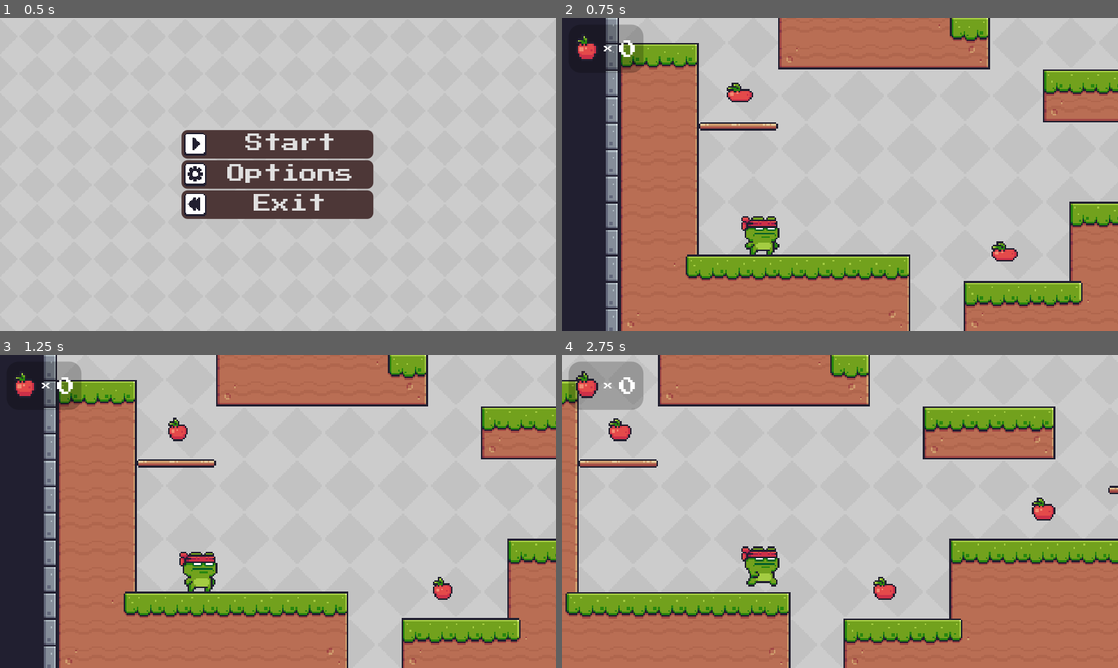
Above: before the commit, frames 1-4 (two rows, left to right).
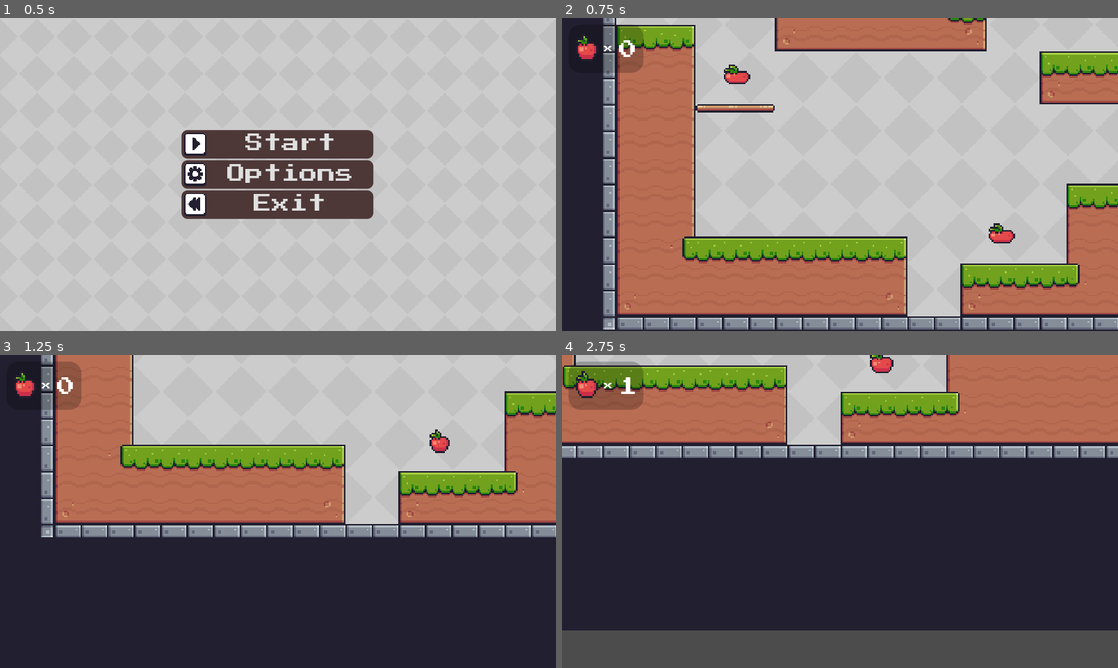
Above: after the commit, the same moments.

Repository: DennisR96/Interaktive-Systeme-Godot-Jump-n-Run
Game: Godot game, scene res://00_Menu.tscn
Same seed, same stepped clock (60 frames per second), same inputs: the game is played once before the commit and once after it.
Inputs:
- Up to frame 1 (0.5 s): no input
- Up to frame 2 (0.75 s): click "Start" at 0.5 s
- Up to frame 3 (1.25 s): no input
- Up to frame 4 (2.75 s): hold Right (ui_right) from 1.28 s (still down); tap Tab (ui_focus_next) at 1.35, 2.1 s; tap Up (ui_up) at 1.52, 2.27 s

Frame 1 is identical in both runs. In frame 2, 28% of the frame differs, in the area x 7-100%, y 0-100%; in frame 3, 68%; in frame 4, 93%, in the area x 0-100%, y 0-100%.
Error before the commit: Invalid get index 'transform' (on base: 'null instance'). (res://Player.gd:17)

Commit message:
k

Diff:
--- a/01_LevelA.tscn
+++ b/01_LevelA.tscn
@@ -115,16 +115,13 @@
 6/shapes = [  ]
 6/z_index = 0
 
-[sub_resource type="ConvexPolygonShape2D" id=130]
-points = PoolVector2Array( 0, 0, 16, 0, 16, 16, 0, 16 )
-
-[sub_resource type="ConvexPolygonShape2D" id=134]
-points = PoolVector2Array( 0, 0, 16, 0, 16, 16, 0, 16 )
-
-[sub_resource type="ConvexPolygonShape2D" id=132]
-points = PoolVector2Array( 0, 0, 16, 0, 16, 16, 0, 16 )
-
-[sub_resource type="ConvexPolygonShape2D" id=133]
+[sub_resource type="ConvexPolygonShape2D" id=2]
+points = PoolVector2Array( 0, 0, 16, 0, 16, 16, 0, 16 )
+
+[sub_resource type="ConvexPolygonShape2D" id=3]
+points = PoolVector2Array( 0, 0, 16, 0, 16, 16, 0, 16 )
+
+[sub_resource type="ConvexPolygonShape2D" id=4]
 points = PoolVector2Array( 0, 0, 16, 0, 16, 16, 0, 16 )
 
 [sub_resource type="ConvexPolygonShape2D" id=5]
@@ -158,16 +155,16 @@
 points = PoolVector2Array( 0, 0, 16, 0, 16, 16, 0, 16 )
 
 [sub_resource type="ConvexPolygonShape2D" id=15]
+points = PoolVector2Array( 0, 0, 16, 0, 16, 16, 0, 16 )
+
+[sub_resource type="ConvexPolygonShape2D" id=16]
 points = PoolVector2Array( 0, 0, 48, 0, 48, 16, 0, 16 )
 
-[sub_resource type="ConvexPolygonShape2D" id=16]
+[sub_resource type="ConvexPolygonShape2D" id=17]
 points = PoolVector2Array( 0, 0, 32, 0, 32, 32, 0, 32 )
 
-[sub_resource type="ConvexPolygonShape2D" id=17]
+[sub_resource type="ConvexPolygonShape2D" id=18]
 points = PoolVector2Array( 0, 0, 16, 0, 16, 48, 0, 48 )
-
-[sub_resource type="ConvexPolygonShape2D" id=18]
-points = PoolVector2Array( 0, 0, 48, 0, 48, 5, 0, 5 )
 
 [sub_resource type="ConvexPolygonShape2D" id=19]
 points = PoolVector2Array( 0, 0, 48, 0, 48, 5, 0, 5 )
@@ -175,6 +172,60 @@
 [sub_resource type="ConvexPolygonShape2D" id=20]
 points = PoolVector2Array( 0, 0, 48, 0, 48, 5, 0, 5 )
 
+[sub_resource type="ConvexPolygonShape2D" id=21]
+points = PoolVector2Array( 0, 0, 48, 0, 48, 5, 0, 5 )
+
+[sub_resource type="ConvexPolygonShape2D" id=22]
+points = PoolVector2Array( 0, 0, 16, 0, 16, 16, 0, 16 )
+
+[sub_resource type="ConvexPolygonShape2D" id=23]
+points = PoolVector2Array( 0, 0, 16, 0, 16, 16, 0, 16 )
+
+[sub_resource type="ConvexPolygonShape2D" id=24]
+points = PoolVector2Array( 0, 0, 16, 0, 16, 16, 0, 16 )
+
+[sub_resource type="ConvexPolygonShape2D" id=25]
+points = PoolVector2Array( 0, 0, 16, 0, 16, 16, 0, 16 )
+
+[sub_resource type="ConvexPolygonShape2D" id=26]
+points = PoolVector2Array( 0, 0, 16, 0, 16, 16, 0, 16 )
+
+[sub_resource type="ConvexPolygonShape2D" id=27]
+points = PoolVector2Array( 0, 0, 16, 0, 16, 16, 0, 16 )
+
+[sub_resource type="ConvexPolygonShape2D" id=28]
+points = PoolVector2Array( 0, 0, 16, 0, 16, 16, 0, 16 )
+
+[sub_resource type="ConvexPolygonShape2D" id=29]
+points = PoolVector2Array( 0, 0, 16, 0, 16, 16, 0, 16 )
+
+[sub_resource type="ConvexPolygonShape2D" id=30]
+points = PoolVector2Array( 0, 0, 16, 0, 16, 16, 0, 16 )
+
+[sub_resource type="ConvexPolygonShape2D" id=31]
+points = PoolVector2Array( 0, 0, 16, 0, 16, 16, 0, 16 )
+
+[sub_resource type="ConvexPolygonShape2D" id=32]
+points = PoolVector2Array( 0, 0, 16, 0, 16, 16, 0, 16 )
+
+[sub_resource type="ConvexPolygonShape2D" id=33]
+points = PoolVector2Array( 0, 0, 16, 0, 16, 16, 0, 16 )
+
+[sub_resource type="ConvexPolygonShape2D" id=34]
+points = PoolVector2Array( 0, 0, 16, 0, 16, 16, 0, 16 )
+
+[sub_resource type="ConvexPolygonShape2D" id=35]
+points = PoolVector2Array( 0, 0, 16, 0, 16, 16, 0, 16 )
+
+[sub_resource type="ConvexPolygonShape2D" id=36]
+points = PoolVector2Array( 0, 0, 16, 0, 16, 16, 0, 16 )
+
+[sub_resource type="ConvexPolygonShape2D" id=37]
+points = PoolVector2Array( 0, 0, 16, 0, 16, 16, 0, 16 )
+
+[sub_resource type="ConvexPolygonShape2D" id=38]
+points = PoolVector2Array( 0, 0, 16, 0, 16, 16, 0, 16 )
+
 [sub_resource type="ConvexPolygonShape2D" id=39]
 points = PoolVector2Array( 0, 0, 16, 0, 16, 16, 0, 16 )
 
@@ -299,7 +350,7 @@
 points = PoolVector2Array( 0, 0, 16, 0, 16, 16, 0, 16 )
 
 [sub_resource type="ConvexPolygonShape2D" id=80]
-points = PoolVector2Array( 0, 0, 16, 0, 16, 16, 0, 16 )
+points = PoolVector2Array( 16, 16, 0, 16, 0, 16, 16, 16 )
 
 [sub_resource type="ConvexPolygonShape2D" id=81]
 points = PoolVector2Array( 0, 0, 16, 0, 16, 16, 0, 16 )
@@ -326,31 +377,31 @@
 points = PoolVector2Array( 0, 0, 16, 0, 16, 16, 0, 16 )
 
 [sub_resource type="ConvexPolygonShape2D" id=89]
-points = PoolVector2Array( 0, 0, 16, 0, 16, 16, 0, 16 )
+points = PoolVector2Array( 0, 0, 48, 0, 48, 16, 0, 16 )
 
 [sub_resource type="ConvexPolygonShape2D" id=90]
-points = PoolVector2Array( 0, 0, 16, 0, 16, 16, 0, 16 )
+points = PoolVector2Array( 0, 0, 32, 0, 32, 32, 0, 32 )
 
 [sub_resource type="ConvexPolygonShape2D" id=91]
-points = PoolVector2Array( 0, 0, 16, 0, 16, 16, 0, 16 )
+points = PoolVector2Array( 0, 0, 16, 0, 16, 48, 0, 48 )
 
 [sub_resource type="ConvexPolygonShape2D" id=92]
 points = PoolVector2Array( 0, 0, 16, 0, 16, 16, 0, 16 )
 
 [sub_resource type="ConvexPolygonShape2D" id=93]
-points = PoolVector2Array( 0, 0, 16, 0, 16, 16, 0, 16 )
+points = PoolVector2Array( 0, 0, 48, 0, 48, 16, 0, 16 )
 
 [sub_resource type="ConvexPolygonShape2D" id=94]
-points = PoolVector2Array( 0, 0, 16, 0, 16, 16, 0, 16 )
+points = PoolVector2Array( 0, 0, 32, 0, 32, 32, 0, 32 )
 
 [sub_resource type="ConvexPolygonShape2D" id=95]
-points = PoolVector2Array( 0, 0, 16, 0, 16, 16, 0, 16 )
+points = PoolVector2Array( 16, 48, 0, 48, 0, 0, 16, 0 )
 
 [sub_resource type="ConvexPolygonShape2D" id=96]
 points = PoolVector2Array( 0, 0, 16, 0, 16, 16, 0, 16 )
 
 [sub_resource type="ConvexPolygonShape2D" id=97]
-points = PoolVector2Array( 16, 16, 0, 16, 0, 16, 16, 16 )
+points = PoolVector2Array( 0, 0, 16, 0, 16, 16, 0, 16 )
 
 [sub_resource type="ConvexPolygonShape2D" id=98]
 points = PoolVector2Array( 0, 0, 16, 0, 16, 16, 0, 16 )
@@ -377,13 +428,13 @@
 points = PoolVector2Array( 0, 0, 16, 0, 16, 16, 0, 16 )
 
 [sub_resource type="ConvexPolygonShape2D" id=106]
-points = PoolVector2Array( 0, 0, 48, 0, 48, 16, 0, 16 )
+points = PoolVector2Array( 0, 0, 16, 0, 16, 16, 0, 16 )
 
 [sub_resource type="ConvexPolygonShape2D" id=107]
-points = PoolVector2Array( 0, 0, 32, 0, 32, 32, 0, 32 )
+points = PoolVector2Array( 0, 0, 16, 0, 16, 16, 0, 16 )
 
 [sub_resource type="ConvexPolygonShape2D" id=108]
-points = PoolVector2Array( 0, 0, 16, 0, 16, 48, 0, 48 )
+points = PoolVector2Array( 0, 0, 16, 0, 16, 16, 0, 16 )
 
 [sub_resource type="ConvexPolygonShape2D" id=109]
 points = PoolVector2Array( 0, 0, 16, 0, 16, 16, 0, 16 )
@@ -395,60 +446,9 @@
 points = PoolVector2Array( 0, 0, 32, 0, 32, 32, 0, 32 )
 
 [sub_resource type="ConvexPolygonShape2D" id=112]
-points = PoolVector2Array( 16, 48, 0, 48, 0, 0, 16, 0 )
-
-[sub_resource type="ConvexPolygonShape2D" id=113]
-points = PoolVector2Array( 0, 0, 16, 0, 16, 16, 0, 16 )
-
-[sub_resource type="ConvexPolygonShape2D" id=114]
-points = PoolVector2Array( 0, 0, 16, 0, 16, 16, 0, 16 )
-
-[sub_resource type="ConvexPolygonShape2D" id=115]
-points = PoolVector2Array( 0, 0, 16, 0, 16, 16, 0, 16 )
-
-[sub_resource type="ConvexPolygonShape2D" id=116]
-points = PoolVector2Array( 0, 0, 16, 0, 16, 16, 0, 16 )
-
-[sub_resource type="ConvexPolygonShape2D" id=117]
-points = PoolVector2Array( 0, 0, 16, 0, 16, 16, 0, 16 )
-
-[sub_resource type="ConvexPolygonShape2D" id=118]
-points = PoolVector2Array( 0, 0, 16, 0, 16, 16, 0, 16 )
-
-[sub_resource type="ConvexPolygonShape2D" id=119]
-points = PoolVector2Array( 0, 0, 16, 0, 16, 16, 0, 16 )
-
-[sub_resource type="ConvexPolygonShape2D" id=120]
-points = PoolVector2Array( 0, 0, 16, 0, 16, 16, 0, 16 )
-
-[sub_resource type="ConvexPolygonShape2D" id=121]
-points = PoolVector2Array( 0, 0, 16, 0, 16, 16, 0, 16 )
-
-[sub_resource type="ConvexPolygonShape2D" id=122]
-points = PoolVector2Array( 0, 0, 16, 0, 16, 16, 0, 16 )
-
-[sub_resource type="ConvexPolygonShape2D" id=123]
-points = PoolVector2Array( 0, 0, 16, 0, 16, 16, 0, 16 )
-
-[sub_resource type="ConvexPolygonShape2D" id=124]
-points = PoolVector2Array( 0, 0, 16, 0, 16, 16, 0, 16 )
-
-[sub_resource type="ConvexPolygonShape2D" id=125]
-points = PoolVector2Array( 0, 0, 16, 0, 16, 16, 0, 16 )
-
-[sub_resource type="ConvexPolygonShape2D" id=126]
-points = PoolVector2Array( 0, 0, 16, 0, 16, 16, 0, 16 )
-
-[sub_resource type="ConvexPolygonShape2D" id=127]
-points = PoolVector2Array( 0, 0, 48, 0, 48, 16, 0, 16 )
-
-[sub_resource type="ConvexPolygonShape2D" id=128]
-points = PoolVector2Array( 0, 0, 32, 0, 32, 32, 0, 32 )
-
-[sub_resource type="ConvexPolygonShape2D" id=129]
 points = PoolVector2Array( 0, 0, 16, 0, 16, 48, 0, 48 )
 
-[sub_resource type="TileSet" id=34]
+[sub_resource type="TileSet" id=113]
 0/name = "Terrain-Gras"
 0/texture = ExtResource( 1 )
 0/tex_offset = Vector2( 0, 0 )
--- a/Player.gd
+++ b/Player.gd
@@ -7,30 +7,34 @@
 export var jump_force = -240
 var collectables = 0
 
+const PROJECTILE = preload("res://Projectile.tscn")
+
 var velocity = Vector2()
-
-var Projectile = preload("res://Projectile.tscn")
-
-func shoot():								# Marker 1
-	var p = Projectile.instance()
-	#owner.add_child(p)
-	p.transform = $Muzzle.transform
-
 
 func _physics_process(delta):
 	# Walking
 	if Input.is_action_pressed("ui_right"):
 		velocity.x = SPEED
 		$AnimatedSprite.flip_h = false
+		if sign($Position2D.position.x) == -1:
+			$Position2D.position.x *= -1
 	elif Input.is_action_pressed("ui_left"):
 		velocity.x = -SPEED
 		$AnimatedSprite.flip_h = true
+		if sign($Position2D.position.x) == 1:
+			$Position2D.position.x *= -1
 	else:
 		velocity.x = 0
 
 	# Jumping
 	if Input.is_action_just_pressed("ui_up") and is_on_floor():
 		velocity.y = jump_force
+
+	# Projectile
+	if Input.is_action_just_pressed("ui_focus_next"):
+		var projectile = PROJECTILE.instance()
+		get_parent().add_child(projectile)
+		projectile.position = $Position2D.global_position
 
 	# Play Animation
 	if velocity.y < 0:
@@ -42,9 +46,5 @@
 	else:
 		$AnimatedSprite.play("Idle")
 
-
-	if Input.is_action_just_pressed("ui_focus_next"):
-		shoot()
-
 	velocity.y += GRAVITY
 	velocity = move_and_slide(velocity, Vector2.UP)
--- a/Player.tscn
+++ b/Player.tscn
@@ -52,80 +52,80 @@
 region = Rect2( 320, 0, 32, 32 )
 
 [sub_resource type="AtlasTexture" id=12]
-atlas = ExtResource( 5 )
+atlas = ExtResource( 1 )
 region = Rect2( 0, 0, 32, 32 )
 
 [sub_resource type="AtlasTexture" id=13]
-atlas = ExtResource( 5 )
+atlas = ExtResource( 1 )
 region = Rect2( 32, 0, 32, 32 )
 
 [sub_resource type="AtlasTexture" id=14]
-atlas = ExtResource( 5 )
+atlas = ExtResource( 1 )
 region = Rect2( 64, 0, 32, 32 )
 
 [sub_resource type="AtlasTexture" id=15]
-atlas = ExtResource( 5 )
+atlas = ExtResource( 1 )
 region = Rect2( 96, 0, 32, 32 )
 
 [sub_resource type="AtlasTexture" id=16]
-atlas = ExtResource( 5 )
+atlas = ExtResource( 1 )
 region = Rect2( 128, 0, 32, 32 )
 
 [sub_resource type="AtlasTexture" id=17]
-atlas = ExtResource( 5 )
+atlas = ExtResource( 1 )
 region = Rect2( 160, 0, 32, 32 )
 
 [sub_resource type="AtlasTexture" id=18]
-atlas = ExtResource( 5 )
+atlas = ExtResource( 1 )
 region = Rect2( 192, 0, 32, 32 )
 
 [sub_resource type="AtlasTexture" id=19]
 atlas = ExtResource( 1 )
-region = Rect2( 0, 0, 32, 32 )
+region = Rect2( 224, 0, 32, 32 )
 
 [sub_resource type="AtlasTexture" id=20]
 atlas = ExtResource( 1 )
-region = Rect2( 32, 0, 32, 32 )
+region = Rect2( 256, 0, 32, 32 )
 
 [sub_resource type="AtlasTexture" id=21]
 atlas = ExtResource( 1 )
-region = Rect2( 64, 0, 32, 32 )
+region = Rect2( 288, 0, 32, 32 )
 
 [sub_resource type="AtlasTexture" id=22]
 atlas = ExtResource( 1 )
-region = Rect2( 96, 0, 32, 32 )
+region = Rect2( 320, 0, 32, 32 )
 
 [sub_resource type="AtlasTexture" id=23]
 atlas = ExtResource( 1 )
+region = Rect2( 352, 0, 32, 32 )
+
+[sub_resource type="AtlasTexture" id=24]
+atlas = ExtResource( 5 )
+region = Rect2( 0, 0, 32, 32 )
+
+[sub_resource type="AtlasTexture" id=25]
+atlas = ExtResource( 5 )
+region = Rect2( 32, 0, 32, 32 )
+
+[sub_resource type="AtlasTexture" id=26]
+atlas = ExtResource( 5 )
+region = Rect2( 64, 0, 32, 32 )
+
+[sub_resource type="AtlasTexture" id=27]
+atlas = ExtResource( 5 )
+region = Rect2( 96, 0, 32, 32 )
+
+[sub_resource type="AtlasTexture" id=28]
+atlas = ExtResource( 5 )
 region = Rect2( 128, 0, 32, 32 )
 
-[sub_resource type="AtlasTexture" id=24]
-atlas = ExtResource( 1 )
+[sub_resource type="AtlasTexture" id=29]
+atlas = ExtResource( 5 )
 region = Rect2( 160, 0, 32, 32 )
 
-[sub_resource type="AtlasTexture" id=25]
-atlas = ExtResource( 1 )
+[sub_resource type="AtlasTexture" id=30]
+atlas = ExtResource( 5 )
 region = Rect2( 192, 0, 32, 32 )
-
-[sub_resource type="AtlasTexture" id=26]
-atlas = ExtResource( 1 )
-region = Rect2( 224, 0, 32, 32 )
-
-[sub_resource type="AtlasTexture" id=27]
-atlas = ExtResource( 1 )
-region = Rect2( 256, 0, 32, 32 )
-
-[sub_resource type="AtlasTexture" id=28]
-atlas = ExtResource( 1 )
-region = Rect2( 288, 0, 32, 32 )
-
-[sub_resource type="AtlasTexture" id=29]
-atlas = ExtResource( 1 )
-region = Rect2( 320, 0, 32, 32 )
-
-[sub_resource type="AtlasTexture" id=30]
-atlas = ExtResource( 1 )
-region = Rect2( 352, 0, 32, 32 )
 
 [sub_resource type="SpriteFrames" id=31]
 animations = [ {
@@ -134,14 +134,9 @@
 "name": "Idle",
 "speed": 7.0
 }, {
-"frames": [ ExtResource( 4 ) ],
+"frames": [ SubResource( 12 ), SubResource( 13 ), SubResource( 14 ), SubResource( 15 ), SubResource( 16 ), SubResource( 17 ), SubResource( 18 ), SubResource( 19 ), SubResource( 20 ), SubResource( 21 ), SubResource( 22 ), SubResource( 23 ) ],
 "loop": true,
-"name": "Jump",
-"speed": 5.0
-}, {
-"frames": [ SubResource( 12 ), SubResource( 13 ), SubResource( 14 ), SubResource( 15 ), SubResource( 16 ), SubResource( 17 ), SubResource( 18 ) ],
-"loop": false,
-"name": "Hit",
+"name": "Walk",
 "speed": 7.0
 }, {
 "frames": [ ExtResource( 6 ) ],
@@ -149,17 +144,22 @@
 "name": "Fall",
 "speed": 5.0
 }, {
-"frames": [ SubResource( 19 ), SubResource( 20 ), SubResource( 21 ), SubResource( 22 ), SubResource( 23 ), SubResource( 24 ), SubResource( 25 ), SubResource( 26 ), SubResource( 27 ), SubResource( 28 ), SubResource( 29 ), SubResource( 30 ) ],
+"frames": [ SubResource( 24 ), SubResource( 25 ), SubResource( 26 ), SubResource( 27 ), SubResource( 28 ), SubResource( 29 ), SubResource( 30 ) ],
+"loop": false,
+"name": "Hit",
+"speed": 7.0
+}, {
+"frames": [ ExtResource( 4 ) ],
 "loop": true,
-"name": "Walk",
-"speed": 7.0
+"name": "Jump",
+"speed": 5.0
 } ]
 
 [sub_resource type="RectangleShape2D" id=32]
 extents = Vector2( 9.95654, 9.16904 )
 
 [node name="Player" type="KinematicBody2D"]
-position = Vector2( 46.4812, -57.7875 )
+position = Vector2( 4.25916, 2.54102 )
 collision_mask = 30
 script = ExtResource( 2 )
 
@@ -177,20 +177,19 @@
 drag_margin_bottom = 0.1
 
 [node name="AnimatedSprite" type="AnimatedSprite" parent="."]
-position = Vector2( 76.8203, 215.125 )
+position = Vector2( 3.12819, -1.22392 )
 frames = SubResource( 31 )
 animation = "Hit"
 frame = 6
 playing = true
 
 [node name="CollisionShape2D" type="CollisionShape2D" parent="."]
-position = Vector2( 76.2631, 217.165 )
+position = Vector2( 0.902458, 0.259914 )
 scale = Vector2( 1.17043, 1.44381 )
 shape = SubResource( 32 )
 
 [node name="Position2D" type="Position2D" parent="."]
-position = Vector2( 95.8992, 214.659 )
-z_as_relative = false
+position = Vector2( 21.6928, 0.636452 )
 __meta__ = {
-"_gizmo_extents_": 4.8
+"_gizmo_extents_": 19.7
 }
--- a/Projectile.gd
+++ b/Projectile.gd
@@ -1,16 +1,18 @@
 extends Area2D
 
+const SPEED = 100
+var velocity = Vector2()
 
-# Declare member variables here. Examples:
-# var a = 2
-# var b = "text"
+func _ready():
+	pass
+
+func _physics_process(delta):
+	velocity.x = SPEED * delta
+	translate(velocity)
+	$AnimatedSprite.play("shoot")
 
 
-# Called when the node enters the scene tree for the first time.
-func _ready():
-	pass # Replace with function body.
 
-
-# Called every frame. 'delta' is the elapsed time since the previous frame.
-#func _process(delta):
-#	pass
+func _on_VisibilityNotifier2D_screen_exited():
+	# Projectile entfernen wenn es aus dem Screen geht
+	queue_free()
--- a/Projectile.tscn
+++ b/Projectile.tscn
@@ -1,31 +1,31 @@
-[gd_scene load_steps=4 format=2]
+[gd_scene load_steps=5 format=2]
 
-[ext_resource path="res://Tiles/tile_0044.png" type="Texture" id=1]
+[ext_resource path="res://PixelAdventure/Traps/Saw/Off.png" type="Texture" id=1]
+[ext_resource path="res://Projectile.gd" type="Script" id=2]
 
-[sub_resource type="GDScript" id=1]
-script/source = "extends Area2D
-
-var speed = 750
-
-func _physics_process(delta):
-	position += transform.x * speed * delta
-
-func _on_Bullet_body_entered(body):
-	if body.is_in_group(\"enemy\"):
-		body.queue_free()
-	queue_free()
-"
+[sub_resource type="SpriteFrames" id=1]
+animations = [ {
+"frames": [ ExtResource( 1 ), ExtResource( 1 ) ],
+"loop": true,
+"name": "shoot",
+"speed": 5.0
+} ]
 
 [sub_resource type="CircleShape2D" id=2]
-radius = 7.78175
+radius = 19.4563
 
 [node name="Projectile" type="Area2D"]
-collision_layer = 32
-script = SubResource( 1 )
+script = ExtResource( 2 )
 
-[node name="Sprite" type="Sprite" parent="."]
-texture = ExtResource( 1 )
+[node name="AnimatedSprite" type="AnimatedSprite" parent="."]
+frames = SubResource( 1 )
+animation = "shoot"
 
 [node name="CollisionShape2D" type="CollisionShape2D" parent="."]
-position = Vector2( 0.0525551, -0.788342 )
 shape = SubResource( 2 )
+
+[node name="VisibilityNotifier2D" type="VisibilityNotifier2D" parent="."]
+position = Vector2( -0.690332, -0.207428 )
+scale = Vector2( 1.89776, 1.8439 )
+
+[connection signal="screen_exited" from="VisibilityNotifier2D" to="." method="_on_VisibilityNotifier2D_screen_exited"]
Not shown: 9 places in 00_Menu.tscn that only renumber resources
Not shown: 33 places in 01_LevelA.tscn that only renumber resources
